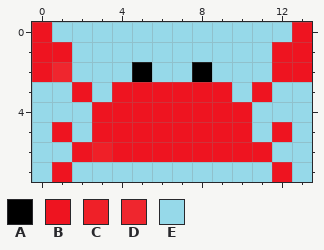
Pixel-art sprite: crab.png. The first picture shows the starting point.
The file is 14x8 pixels.
Palette (. is transparent): A #000000  B #ee1420  C #ef2028  D #ef262e  E #96d9e9
Pixels before, first column x 0:
0 BEEEEEEEEEEEEB
1 BBEEEEEEEEEEBB
2 BDEEEAEEAEEEBB
3 EEBEBBBBBBEBEE
4 EEEBBBBBBBBEEE
5 EBEBBBBBBBBEBE
6 EEBCBBBBBBBBEE
7 EBEEEEEEEEEEBE
The result:
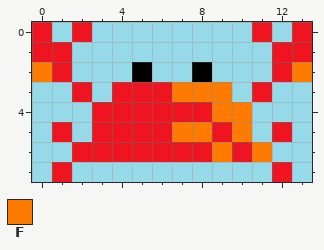
Colours new in this view: F #ff7b00
The edit:
y 0: x 2 E -> B; x 11 E -> B
y 2: x 0..1 BD -> FB; x 13 B -> F
y 3: x 7..9 BBB -> FFF
y 4: x 9..10 BB -> FF
y 5: x 7..8 BB -> FF; x 10 B -> F
y 6: x 3 C -> B; x 9 B -> F; x 11 B -> F
Pixel boxes of the changes (left, top, right, bottom) in both pictures:
changed: (32, 22, 92, 82)
changed: (92, 22, 312, 162)
